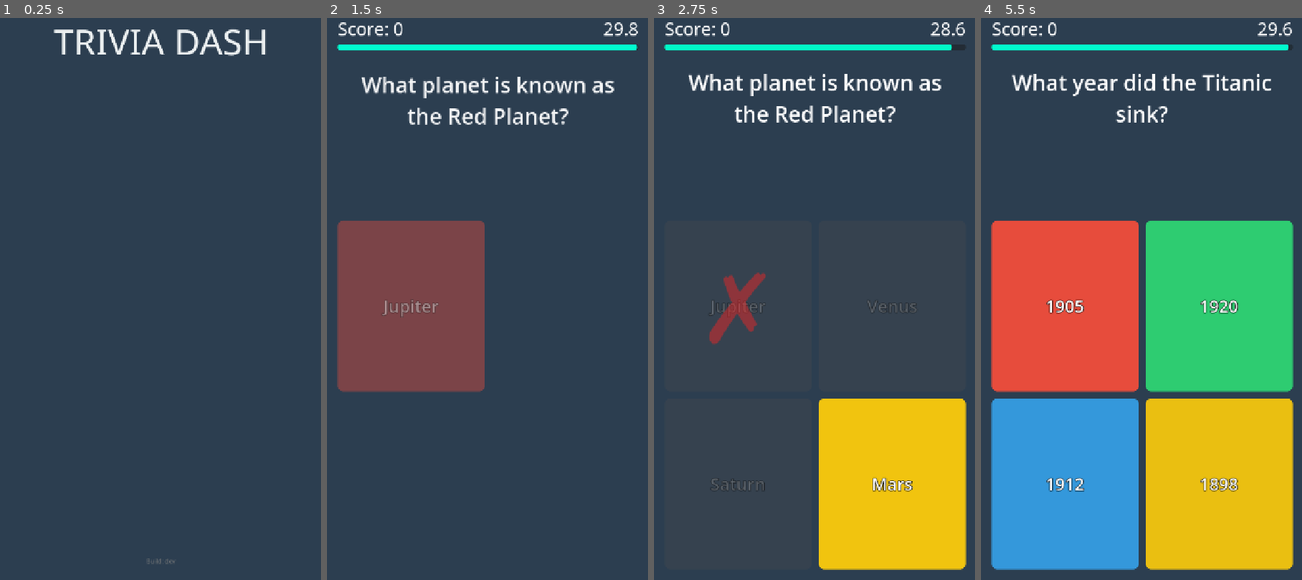
Above: before the commit, frames 1-4 (left to right).
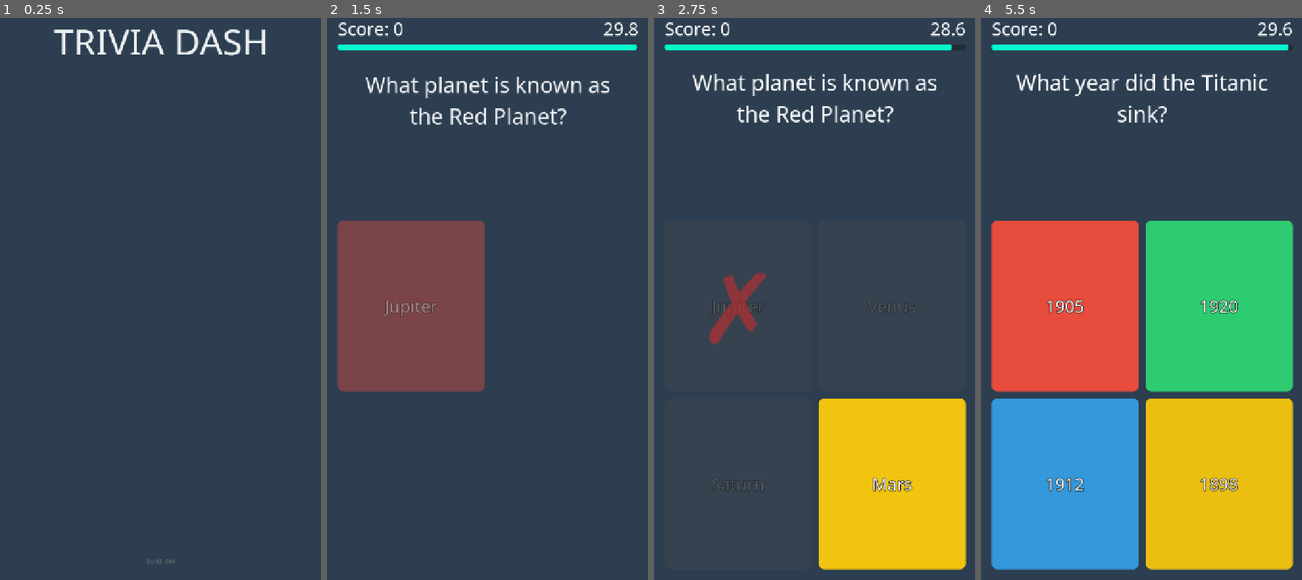
Above: after the commit, the same moments.

Repository: bramp/trivia-dash
Game: Godot game, scene res://scenes/main.tscn
Two runs of this game, one before a commit and one after it. Both use one fixed random seed, a clock stepped at 60 frames per second and the inputs below.
Inputs (mouse positions are in pixels of both pictures, inside the frame that each line leads up to):
- Up to frame 1 (0.25 s): no input
- Up to frame 2 (1.5 s): tap Enter at 0.5 s; move the mouse to (558, 265) at 0.52 s; hold 1 (answer_1) 0.53-1.25 s; click (558, 265) at 0.67 s; click "PLAY" at 1.25 s
- Up to frame 3 (2.75 s): click "Jupiter" at 2 s
- Up to frame 4 (5.5 s): drag from (1077, 321) to (1125, 405) at 2.77 s; tap Space at 3.5 s; move the mouse to (1173, 169) at 3.52 s; hold 3 (answer_3) 3.53-4.25 s; click (1173, 169) at 3.67 s; drag from (1125, 405) to (1045, 209) at 4.27 s; click "PLAY AGAIN" at 5 s

The runs differ from the first frame. In frame 2, 1.9% of the frame differs, in the area x 10-90%, y 10-54%; in frame 3, 2.1%, in the area x 10-90%, y 9-85%; in frame 4, 1.8%.

Commit message:
refactor: move static visual styling from GDScript to theme/scene files
- Add theme type variations (TitleLabel, SubtitleLabel, HighScoreLabel,
  BuildInfoLabel, HudLabel, QuestionLabel, GameOverTitle, FinalScoreLabel,
  NewHighScoreLabel, PlayButton, AnswerButton) to default_theme.tres
- Move per-button answer styleboxes and timer bar styles to main.tscn
  as inline SubResources with theme_type_variation assignments
- Remove _create_bold_font(), _style_answer_buttons(), _style_play_button()
  and all static add_theme_*_override() calls from main.gd (-137 lines)
- Keep only dynamic/runtime styling in GDScript (animations, timer bar
  color lerp, correct/wrong answer highlights)
- Add Styling & Theming section to AGENTS.md codifying best practice

Diff:
--- a/scenes/main.tscn
+++ b/scenes/main.tscn
@@ -2,6 +2,216 @@
 
 [ext_resource type="Script" uid="uid://chhytbqojddgq" path="res://scripts/main.gd" id="1"]
 [ext_resource type="Script" uid="uid://c7v41swwgkf2n" path="res://scripts/question_manager.gd" id="2"]
+
+[sub_resource type="StyleBoxFlat" id="TimerBar_bg"]
+bg_color = Color(0.1, 0.1, 0.1, 0.5)
+corner_radius_top_left = 6
+corner_radius_top_right = 6
+corner_radius_bottom_right = 6
+corner_radius_bottom_left = 6
+
+[sub_resource type="StyleBoxFlat" id="TimerBar_fill"]
+bg_color = Color(0.18, 0.8, 0.443, 1)
+corner_radius_top_left = 6
+corner_radius_top_right = 6
+corner_radius_bottom_right = 6
+corner_radius_bottom_left = 6
+
+[sub_resource type="StyleBoxFlat" id="Answer1_normal"]
+content_margin_left = 20.0
+content_margin_top = 10.0
+content_margin_right = 20.0
+content_margin_bottom = 10.0
+bg_color = Color(0.906, 0.298, 0.235, 1)
+corner_radius_top_left = 12
+corner_radius_top_right = 12
+corner_radius_bottom_right = 12
+corner_radius_bottom_left = 12
+
+[sub_resource type="StyleBoxFlat" id="Answer1_pressed"]
+content_margin_left = 20.0
+content_margin_top = 10.0
+content_margin_right = 20.0
+content_margin_bottom = 10.0
+bg_color = Color(0.77, 0.253, 0.2, 1)
+corner_radius_top_left = 12
+corner_radius_top_right = 12
+corner_radius_bottom_right = 12
+corner_radius_bottom_left = 12
+
+[sub_resource type="StyleBoxFlat" id="Answer1_hover"]
+content_margin_left = 20.0
+content_margin_top = 10.0
+content_margin_right = 20.0
+content_margin_bottom = 10.0
+bg_color = Color(0.92, 0.403, 0.35, 1)
+corner_radius_top_left = 12
+corner_radius_top_right = 12
+corner_radius_bottom_right = 12
+corner_radius_bottom_left = 12
+
+[sub_resource type="StyleBoxFlat" id="Answer1_focus"]
+content_margin_left = 20.0
+content_margin_top = 10.0
+content_margin_right = 20.0
+content_margin_bottom = 10.0
+bg_color = Color(0.906, 0.298, 0.235, 1)
+border_width_left = 3
+border_width_top = 3
+border_width_right = 3
+border_width_bottom = 3
+border_color = Color(1, 1, 1, 1)
+corner_radius_top_left = 12
+corner_radius_top_right = 12
+corner_radius_bottom_right = 12
+corner_radius_bottom_left = 12
+
+[sub_resource type="StyleBoxFlat" id="Answer2_normal"]
+content_margin_left = 20.0
+content_margin_top = 10.0
+content_margin_right = 20.0
+content_margin_bottom = 10.0
+bg_color = Color(0.18, 0.8, 0.443, 1)
+corner_radius_top_left = 12
+corner_radius_top_right = 12
+corner_radius_bottom_right = 12
+corner_radius_bottom_left = 12
+
+[sub_resource type="StyleBoxFlat" id="Answer2_pressed"]
+content_margin_left = 20.0
+content_margin_top = 10.0
+content_margin_right = 20.0
+content_margin_bottom = 10.0
+bg_color = Color(0.153, 0.68, 0.377, 1)
+corner_radius_top_left = 12
+corner_radius_top_right = 12
+corner_radius_bottom_right = 12
+corner_radius_bottom_left = 12
+
+[sub_resource type="StyleBoxFlat" id="Answer2_hover"]
+content_margin_left = 20.0
+content_margin_top = 10.0
+content_margin_right = 20.0
+content_margin_bottom = 10.0
+bg_color = Color(0.303, 0.83, 0.527, 1)
+corner_radius_top_left = 12
+corner_radius_top_right = 12
+corner_radius_bottom_right = 12
+corner_radius_bottom_left = 12
+
+[sub_resource type="StyleBoxFlat" id="Answer2_focus"]
+content_margin_left = 20.0
+content_margin_top = 10.0
+content_margin_right = 20.0
+content_margin_bottom = 10.0
+bg_color = Color(0.18, 0.8, 0.443, 1)
+border_width_left = 3
+border_width_top = 3
+border_width_right = 3
+border_width_bottom = 3
+border_color = Color(1, 1, 1, 1)
+corner_radius_top_left = 12
+corner_radius_top_right = 12
+corner_radius_bottom_right = 12
+corner_radius_bottom_left = 12
+
+[sub_resource type="StyleBoxFlat" id="Answer3_normal"]
+content_margin_left = 20.0
+content_margin_top = 10.0
+content_margin_right = 20.0
+content_margin_bottom = 10.0
+bg_color = Color(0.204, 0.596, 0.859, 1)
+corner_radius_top_left = 12
+corner_radius_top_right = 12
+corner_radius_bottom_right = 12
+corner_radius_bottom_left = 12
+
+[sub_resource type="StyleBoxFlat" id="Answer3_pressed"]
+content_margin_left = 20.0
+content_margin_top = 10.0
+content_margin_right = 20.0
+content_margin_bottom = 10.0
+bg_color = Color(0.173, 0.507, 0.73, 1)
+corner_radius_top_left = 12
+corner_radius_top_right = 12
+corner_radius_bottom_right = 12
+corner_radius_bottom_left = 12
+
+[sub_resource type="StyleBoxFlat" id="Answer3_hover"]
+content_margin_left = 20.0
+content_margin_top = 10.0
+content_margin_right = 20.0
+content_margin_bottom = 10.0
+bg_color = Color(0.323, 0.657, 0.88, 1)
+corner_radius_top_left = 12
+corner_radius_top_right = 12
+corner_radius_bottom_right = 12
+corner_radius_bottom_left = 12
+
+[sub_resource type="StyleBoxFlat" id="Answer3_focus"]
+content_margin_left = 20.0
+content_margin_top = 10.0
+content_margin_right = 20.0
+content_margin_bottom = 10.0
+bg_color = Color(0.204, 0.596, 0.859, 1)
+border_width_left = 3
+border_width_top = 3
+border_width_right = 3
+border_width_bottom = 3
+border_color = Color(1, 1, 1, 1)
+corner_radius_top_left = 12
+corner_radius_top_right = 12
+corner_radius_bottom_right = 12
+corner_radius_bottom_left = 12
+
+[sub_resource type="StyleBoxFlat" id="Answer4_normal"]
+content_margin_left = 20.0
+content_margin_top = 10.0
+content_margin_right = 20.0
+content_margin_bottom = 10.0
+bg_color = Color(0.945, 0.769, 0.059, 1)
+corner_radius_top_left = 12
+corner_radius_top_right = 12
+corner_radius_bottom_right = 12
+corner_radius_bottom_left = 12
+
+[sub_resource type="StyleBoxFlat" id="Answer4_pressed"]
+content_margin_left = 20.0
+content_margin_top = 10.0
+content_margin_right = 20.0
+content_margin_bottom = 10.0
+bg_color = Color(0.803, 0.653, 0.05, 1)
+corner_radius_top_left = 12
+corner_radius_top_right = 12
+corner_radius_bottom_right = 12
+corner_radius_bottom_left = 12
+
+[sub_resource type="StyleBoxFlat" id="Answer4_hover"]
+content_margin_left = 20.0
+content_margin_top = 10.0
+content_margin_right = 20.0
+content_margin_bottom = 10.0
+bg_color = Color(0.953, 0.803, 0.2, 1)
+corner_radius_top_left = 12
+corner_radius_top_right = 12
+corner_radius_bottom_right = 12
+corner_radius_bottom_left = 12
+
+[sub_resource type="StyleBoxFlat" id="Answer4_focus"]
+content_margin_left = 20.0
+content_margin_top = 10.0
+content_margin_right = 20.0
+content_margin_bottom = 10.0
+bg_color = Color(0.945, 0.769, 0.059, 1)
+border_width_left = 3
+border_width_top = 3
+border_width_right = 3
+border_width_bottom = 3
+border_color = Color(1, 1, 1, 1)
+corner_radius_top_left = 12
+corner_radius_top_right = 12
+corner_radius_bottom_right = 12
+corner_radius_bottom_left = 12
 
 [node name="Main" type="Control" unique_id=1639450787]
 layout_mode = 3
@@ -25,6 +235,7 @@
 script = ExtResource("2")
 
 [node name="TitleScreen" type="MarginContainer" parent="." unique_id=2075619366]
+visible = false
 layout_mode = 1
 anchors_preset = 15
 anchor_right = 1.0
@@ -46,6 +257,7 @@
 
 [node name="TitleLabel" type="Label" parent="TitleScreen/Content" unique_id=139873589]
 layout_mode = 2
+theme_type_variation = &"TitleLabel"
 text = "TRIVIA DASH"
 horizontal_alignment = 1
 
@@ -55,6 +267,7 @@
 
 [node name="SubtitleLabel" type="Label" parent="TitleScreen/Content" unique_id=436192223]
 layout_mode = 2
+theme_type_variation = &"SubtitleLabel"
 text = "Answer fast. Stay alive."
 horizontal_alignment = 1
 
@@ -66,6 +279,7 @@
 custom_minimum_size = Vector2(300, 90)
 layout_mode = 2
 size_flags_horizontal = 4
+theme_type_variation = &"PlayButton"
 text = "PLAY"
 
 [node name="Spacer4" type="Control" parent="TitleScreen/Content" unique_id=1407817240]
@@ -74,6 +288,7 @@
 
 [node name="HighScoreLabel" type="Label" parent="TitleScreen/Content" unique_id=172839051]
 layout_mode = 2
+theme_type_variation = &"HighScoreLabel"
 text = "High Score: 0"
 horizontal_alignment = 1
 
@@ -83,12 +298,11 @@
 
 [node name="BuildInfoLabel" type="Label" parent="TitleScreen/Content" unique_id=11942782]
 layout_mode = 2
-theme_override_font_sizes/font_size = 30
+theme_type_variation = &"BuildInfoLabel"
 text = "Build: Dev"
 horizontal_alignment = 1
 
 [node name="GameScreen" type="MarginContainer" parent="." unique_id=301848079]
-visible = false
 layout_mode = 1
 anchors_preset = 15
 anchor_right = 1.0
@@ -110,16 +324,20 @@
 [node name="ScoreLabel" type="Label" parent="GameScreen/Content/TopBar" unique_id=2028698202]
 layout_mode = 2
 size_flags_horizontal = 3
+theme_type_variation = &"HudLabel"
 text = "Score: 0"
 
 [node name="TimerLabel" type="Label" parent="GameScreen/Content/TopBar" unique_id=49558968]
 layout_mode = 2
+theme_type_variation = &"HudLabel"
 text = "30.0"
 horizontal_alignment = 2
 
 [node name="TimerBar" type="ProgressBar" parent="GameScreen/Content" unique_id=32542858]
 custom_minimum_size = Vector2(0, 14)
 layout_mode = 2
+theme_override_styles/background = SubResource("TimerBar_bg")
+theme_override_styles/fill = SubResource("TimerBar_fill")
 max_value = 30.0
 value = 30.0
 show_percentage = false
@@ -136,6 +354,7 @@
 
 [node name="QuestionLabel" type="Label" parent="GameScreen/Content/QuestionContainer" unique_id=1523935575]
 layout_mode = 2
+theme_type_variation = &"QuestionLabel"
 text = "Question goes here?"
 horizontal_alignment = 1
 vertical_alignment = 1
@@ -162,28 +381,56 @@
 layout_mode = 2
 size_flags_horizontal = 3
 size_flags_vertical = 3
+theme_type_variation = &"AnswerButton"
+theme_override_styles/normal = SubResource("Answer1_normal")
+theme_override_styles/pressed = SubResource("Answer1_pressed")
+theme_override_styles/hover = SubResource("Answer1_hover")
+theme_override_styles/focus = SubResource("Answer1_focus")
 text = "Answer 1"
+autowrap_mode = 3
+clip_text = true
 
 [node name="Answer2" type="Button" parent="GameScreen/Content/AnswersContainer/AnswerGrid" unique_id=1238245127]
 custom_minimum_size = Vector2(0, 100)
 layout_mode = 2
 size_flags_horizontal = 3
 size_flags_vertical = 3
+theme_type_variation = &"AnswerButton"
+theme_override_styles/normal = SubResource("Answer2_normal")
+theme_override_styles/pressed = SubResource("Answer2_pressed")
+theme_override_styles/hover = SubResource("Answer2_hover")
+theme_override_styles/focus = SubResource("Answer2_focus")
 text = "Answer 2"
+autowrap_mode = 3
+clip_text = true
 
 [node name="Answer3" type="Button" parent="GameScreen/Content/AnswersContainer/AnswerGrid" unique_id=624123642]
 custom_minimum_size = Vector2(0, 100)
 layout_mode = 2
 size_flags_horizontal = 3
 size_flags_vertical = 3
+theme_type_variation = &"AnswerButton"
+theme_override_styles/normal = SubResource("Answer3_normal")
+theme_override_styles/pressed = SubResource("Answer3_pressed")
+theme_override_styles/hover = SubResource("Answer3_hover")
+theme_override_styles/focus = SubResource("Answer3_focus")
 text = "Answer 3"
+autowrap_mode = 3
+clip_text = true
 
 [node name="Answer4" type="Button" parent="GameScreen/Content/AnswersContainer/AnswerGrid" unique_id=400269202]
 custom_minimum_size = Vector2(0, 100)
 layout_mode = 2
 size_flags_horizontal = 3
 size_flags_vertical = 3
+theme_type_variation = &"AnswerButton"
+theme_override_styles/normal = SubResource("Answer4_normal")
+theme_override_styles/pressed = SubResource("Answer4_pressed")
+theme_override_styles/hover = SubResource("Answer4_hover")
+theme_override_styles/focus = SubResource("Answer4_focus")
 text = "Answer 4"
+autowrap_mode = 3
+clip_text = true
 
 [node name="GameOverScreen" type="MarginContainer" parent="." unique_id=1241660869]
 visible = false
@@ -208,6 +455,7 @@
 
 [node name="GameOverLabel" type="Label" parent="GameOverScreen/Content" unique_id=1561473757]
 layout_mode = 2
+theme_type_variation = &"GameOverTitle"
 text = "GAME OVER"
 horizontal_alignment = 1
 
@@ -217,17 +465,20 @@
 
 [node name="FinalScoreLabel" type="Label" parent="GameOverScreen/Content" unique_id=1834046621]
 layout_mode = 2
+theme_type_variation = &"FinalScoreLabel"
 text = "Score: 0"
 horizontal_alignment = 1
 
 [node name="HighScoreLabel" type="Label" parent="GameOverScreen/Content" unique_id=172559502]
 layout_mode = 2
+theme_type_variation = &"HighScoreLabel"
 text = "High Score: 0"
 horizontal_alignment = 1
 
 [node name="NewHighScoreLabel" type="Label" parent="GameOverScreen/Content" unique_id=855803811]
 visible = false
 layout_mode = 2
+theme_type_variation = &"NewHighScoreLabel"
 text = "NEW HIGH SCORE!"
 horizontal_alignment = 1
 
@@ -239,6 +490,7 @@
 custom_minimum_size = Vector2(300, 90)
 layout_mode = 2
 size_flags_horizontal = 4
+theme_type_variation = &"PlayButton"
 text = "PLAY AGAIN"
 
 [node name="Spacer4" type="Control" parent="GameOverScreen/Content" unique_id=1406863596]
@@ -249,6 +501,7 @@
 custom_minimum_size = Vector2(300, 90)
 layout_mode = 2
 size_flags_horizontal = 4
+theme_type_variation = &"PlayButton"
 text = "MAIN MENU"
 
 [node name="GameTimer" type="Timer" parent="." unique_id=93162372]
--- a/scripts/main.gd
+++ b/scripts/main.gd
@@ -11,7 +11,6 @@
 var _current_question: Dictionary = {}
 var _input_locked: bool = false
 var _active_tween: Tween = null
-var _bold_font: FontVariation = null
 
 @onready var title_screen: MarginContainer = $TitleScreen
 @onready var game_screen: MarginContainer = $GameScreen
@@ -48,23 +47,8 @@
 
 
 func _ready() -> void:
-	_create_bold_font()
 	question_manager.load_questions()
-	_style_answer_buttons()
 	_show_title_screen()
-
-
-func _create_bold_font() -> void:
-	var base_font := ThemeDB.fallback_font
-	if base_font is FontVariation:
-		_bold_font = FontVariation.new()
-		_bold_font.base_font = base_font.base_font
-		_bold_font.fallbacks = base_font.fallbacks
-		_bold_font.variation_opentype = {&"wght": 700}
-	elif base_font is FontFile:
-		_bold_font = FontVariation.new()
-		_bold_font.base_font = base_font
-		_bold_font.variation_opentype = {&"wght": 700}
 
 
 func _unhandled_input(event: InputEvent) -> void:
@@ -127,76 +111,6 @@
 		_handle_wrong_answer(index)
 
 
-func _style_answer_buttons() -> void:
-	for i in range(answer_buttons.size()):
-		var btn := answer_buttons[i]
-		var style := StyleBoxFlat.new()
-		style.bg_color = GameData.BUTTON_COLORS[i]
-		style.corner_radius_top_left = 12
-		style.corner_radius_top_right = 12
-		style.corner_radius_bottom_left = 12
-		style.corner_radius_bottom_right = 12
-		style.content_margin_left = 20.0
-		style.content_margin_right = 20.0
-		style.content_margin_top = 10.0
-		style.content_margin_bottom = 10.0
-		btn.add_theme_stylebox_override("normal", style)
-
-		var hover_style := style.duplicate()
-		hover_style.bg_color = GameData.BUTTON_COLORS[i].lightened(0.15)
-		btn.add_theme_stylebox_override("hover", hover_style)
-
-		var pressed_style := style.duplicate()
-		pressed_style.bg_color = GameData.BUTTON_COLORS[i].darkened(0.15)
-		btn.add_theme_stylebox_override("pressed", pressed_style)
-
-		var focus_style := style.duplicate()
-		focus_style.border_width_left = 3
-		focus_style.border_width_right = 3
-		focus_style.border_width_top = 3
-		focus_style.border_width_bottom = 3
-		focus_style.border_color = Color.WHITE
-		btn.add_theme_stylebox_override("focus", focus_style)
-
-		btn.autowrap_mode = TextServer.AUTOWRAP_WORD_SMART
-		btn.clip_text = true
-		btn.add_theme_color_override("font_color", GameData.TEXT_COLOR)
-		btn.add_theme_color_override("font_hover_color", GameData.TEXT_COLOR)
-		btn.add_theme_color_override("font_pressed_color", GameData.TEXT_COLOR)
-		btn.add_theme_color_override("font_outline_color", Color.BLACK)
-		btn.add_theme_constant_override("outline_size", 6)
-		btn.add_theme_font_size_override("font_size", 38)
-		if _bold_font:
-			btn.add_theme_font_override("font", _bold_font)
-
-
-func _style_play_button(btn: Button) -> void:
-	var style := StyleBoxFlat.new()
-	style.bg_color = GameData.BUTTON_GREEN
-	style.corner_radius_top_left = 12
-	style.corner_radius_top_right = 12
-	style.corner_radius_bottom_left = 12
-	style.corner_radius_bottom_right = 12
-	style.content_margin_left = 20.0
-	style.content_margin_right = 20.0
-	style.content_margin_top = 10.0
-	style.content_margin_bottom = 10.0
-	btn.add_theme_stylebox_override("normal", style)
-
-	var hover_style := style.duplicate()
-	hover_style.bg_color = GameData.BUTTON_GREEN.lightened(0.15)
-	btn.add_theme_stylebox_override("hover", hover_style)
-
-	var pressed_style := style.duplicate()
-	pressed_style.bg_color = GameData.BUTTON_GREEN.darkened(0.15)
-	btn.add_theme_stylebox_override("pressed", pressed_style)
-
-	btn.add_theme_color_override("font_color", GameData.TEXT_COLOR)
-	btn.add_theme_color_override("font_hover_color", GameData.TEXT_COLOR)
-	btn.add_theme_color_override("font_pressed_color", GameData.TEXT_COLOR)
-	btn.add_theme_font_size_override("font_size", 40)
-
-
 # --- State transitions ---
 
 
@@ -207,19 +121,8 @@
 	title_screen.visible = true
 
 	title_high_score_label.text = "High Score: %d" % GameData.high_score
-	_style_play_button(play_button)
-
-	# Style title
-	title_label.add_theme_font_size_override("font_size", 80)
-	title_label.add_theme_color_override("font_color", GameData.TITLE_COLOR)
-	subtitle_label.add_theme_font_size_override("font_size", 32)
-	subtitle_label.add_theme_color_override("font_color", GameData.TITLE_COLOR.darkened(0.3))
-	title_high_score_label.add_theme_font_size_override("font_size", 28)
-	title_high_score_label.add_theme_color_override("font_color", GameData.TITLE_COLOR.darkened(0.3))
 
 	build_info_label.text = "Build: %s" % BuildInfo.BUILD_DATE
-	build_info_label.add_theme_font_size_override("font_size", 14)
-	build_info_label.add_theme_color_override("font_color", GameData.TITLE_COLOR.darkened(0.5))
 
 	_animate_title_entrance()
 
@@ -238,33 +141,6 @@
 	_update_score_display()
 	_update_timer_display()
 
-	# Style HUD labels
-	score_label.add_theme_font_size_override("font_size", 40)
-	score_label.add_theme_color_override("font_color", GameData.TEXT_COLOR)
-	timer_label.add_theme_font_size_override("font_size", 40)
-	timer_label.add_theme_color_override("font_color", GameData.TEXT_COLOR)
-	question_label.add_theme_font_size_override("font_size", 48)
-	question_label.add_theme_color_override("font_color", GameData.TEXT_COLOR)
-	if _bold_font:
-		question_label.add_theme_font_override("font", _bold_font)
-
-	# Style timer bar
-	var bar_bg := StyleBoxFlat.new()
-	bar_bg.bg_color = Color(0.1, 0.1, 0.1, 0.5)
-	bar_bg.corner_radius_top_left = 6
-	bar_bg.corner_radius_top_right = 6
-	bar_bg.corner_radius_bottom_left = 6
-	bar_bg.corner_radius_bottom_right = 6
-	timer_bar.add_theme_stylebox_override("background", bar_bg)
-
-	var bar_fill := StyleBoxFlat.new()
-	bar_fill.bg_color = GameData.TIMER_GREEN
-	bar_fill.corner_radius_top_left = 6
-	bar_fill.corner_radius_top_right = 6
-	bar_fill.corner_radius_bottom_left = 6
-	bar_fill.corner_radius_bottom_right = 6
-	timer_bar.add_theme_stylebox_override("fill", bar_fill)
-
 	game_timer.start()
 	_show_next_question()
 
@@ -291,25 +167,12 @@
 	game_screen.visible = false
 	title_screen.visible = false
 	game_over_screen.visible = true
-
-	# Style labels
-	game_over_label.add_theme_font_size_override("font_size", 64)
-	game_over_label.add_theme_color_override("font_color", GameData.TITLE_COLOR)
-	final_score_label.add_theme_font_size_override("font_size", 48)
-	final_score_label.add_theme_color_override("font_color", GameData.TEXT_COLOR)
-	game_over_high_score_label.add_theme_font_size_override("font_size", 28)
-	game_over_high_score_label.add_theme_color_override("font_color", GameData.TITLE_COLOR.darkened(0.3))
-	new_high_score_label.add_theme_font_size_override("font_size", 36)
-	new_high_score_label.add_theme_color_override("font_color", GameData.BUTTON_YELLOW)
 
 	final_score_label.text = "Score: %d" % _score
 	game_over_high_score_label.text = "High Score: %d" % GameData.high_score
 	new_high_score_label.visible = is_new_high
 	if is_new_high:
 		SfxManager.play_new_high_score()
-
-	_style_play_button(play_again_button)
-	_style_play_button(main_menu_button)
 
 	_animate_game_over_entrance()
 
--- a/theme/default_theme.tres
+++ b/theme/default_theme.tres
@@ -10,6 +10,39 @@
 "wght": 700
 }
 
+[sub_resource type="StyleBoxFlat" id="PlayButton_hover"]
+content_margin_left = 20.0
+content_margin_top = 10.0
+content_margin_right = 20.0
+content_margin_bottom = 10.0
+bg_color = Color(0.303, 0.83, 0.527, 1)
+corner_radius_top_left = 12
+corner_radius_top_right = 12
+corner_radius_bottom_right = 12
+corner_radius_bottom_left = 12
+
+[sub_resource type="StyleBoxFlat" id="PlayButton_normal"]
+content_margin_left = 20.0
+content_margin_top = 10.0
+content_margin_right = 20.0
+content_margin_bottom = 10.0
+bg_color = Color(0.18, 0.8, 0.443, 1)
+corner_radius_top_left = 12
+corner_radius_top_right = 12
+corner_radius_bottom_right = 12
+corner_radius_bottom_left = 12
+
+[sub_resource type="StyleBoxFlat" id="PlayButton_pressed"]
+content_margin_left = 20.0
+content_margin_top = 10.0
+content_margin_right = 20.0
+content_margin_bottom = 10.0
+bg_color = Color(0.153, 0.68, 0.377, 1)
+corner_radius_top_left = 12
+corner_radius_top_right = 12
+corner_radius_bottom_right = 12
+corner_radius_bottom_left = 12
+
 [sub_resource type="FontVariation" id="FontVariation_1"]
 fallbacks = Array[Font]([ExtResource("2")])
 base_font = ExtResource("1")
@@ -17,4 +50,48 @@
 [resource]
 default_font = SubResource("FontVariation_1")
 default_font_size = 24
+AnswerButton/base_type = &"Button"
+AnswerButton/colors/font_color = Color(1, 1, 1, 1)
+AnswerButton/colors/font_hover_color = Color(1, 1, 1, 1)
+AnswerButton/colors/font_outline_color = Color(0, 0, 0, 1)
+AnswerButton/colors/font_pressed_color = Color(1, 1, 1, 1)
+AnswerButton/constants/outline_size = 6
+AnswerButton/font_sizes/font_size = 38
+AnswerButton/fonts/font = SubResource("FontVariation_bold")
+BuildInfoLabel/base_type = &"Label"
+BuildInfoLabel/colors/font_color = Color(0.463, 0.471, 0.473, 1)
+BuildInfoLabel/font_sizes/font_size = 14
+FinalScoreLabel/base_type = &"Label"
+FinalScoreLabel/colors/font_color = Color(1, 1, 1, 1)
+FinalScoreLabel/font_sizes/font_size = 48
+GameOverTitle/base_type = &"Label"
+GameOverTitle/colors/font_color = Color(0.925, 0.941, 0.945, 1)
+GameOverTitle/font_sizes/font_size = 64
+HighScoreLabel/base_type = &"Label"
+HighScoreLabel/colors/font_color = Color(0.648, 0.659, 0.662, 1)
+HighScoreLabel/font_sizes/font_size = 28
+HudLabel/base_type = &"Label"
+HudLabel/colors/font_color = Color(1, 1, 1, 1)
+HudLabel/font_sizes/font_size = 40
 Label/fonts/bold_font = SubResource("FontVariation_bold")
+NewHighScoreLabel/base_type = &"Label"
+NewHighScoreLabel/colors/font_color = Color(0.945, 0.769, 0.059, 1)
+NewHighScoreLabel/font_sizes/font_size = 36
+PlayButton/base_type = &"Button"
+PlayButton/colors/font_color = Color(1, 1, 1, 1)
+PlayButton/colors/font_hover_color = Color(1, 1, 1, 1)
+PlayButton/colors/font_pressed_color = Color(1, 1, 1, 1)
+PlayButton/font_sizes/font_size = 40
+PlayButton/styles/hover = SubResource("PlayButton_hover")
+PlayButton/styles/normal = SubResource("PlayButton_normal")
+PlayButton/styles/pressed = SubResource("PlayButton_pressed")
+QuestionLabel/base_type = &"Label"
+QuestionLabel/colors/font_color = Color(1, 1, 1, 1)
+QuestionLabel/font_sizes/font_size = 48
+QuestionLabel/fonts/font = SubResource("FontVariation_bold")
+SubtitleLabel/base_type = &"Label"
+SubtitleLabel/colors/font_color = Color(0.648, 0.659, 0.662, 1)
+SubtitleLabel/font_sizes/font_size = 32
+TitleLabel/base_type = &"Label"
+TitleLabel/colors/font_color = Color(0.925, 0.941, 0.945, 1)
+TitleLabel/font_sizes/font_size = 80
Not shown, changed: AGENTS.md
